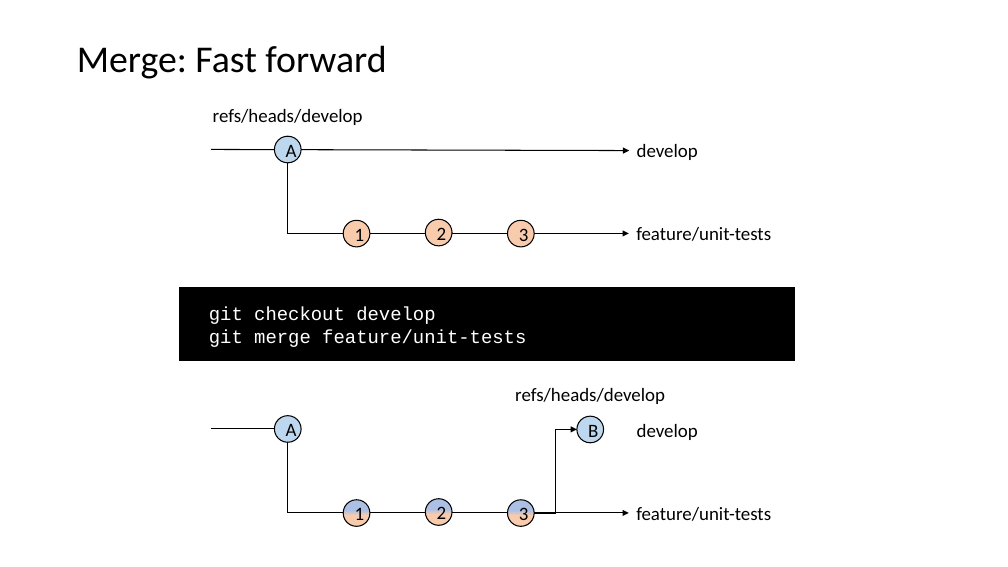
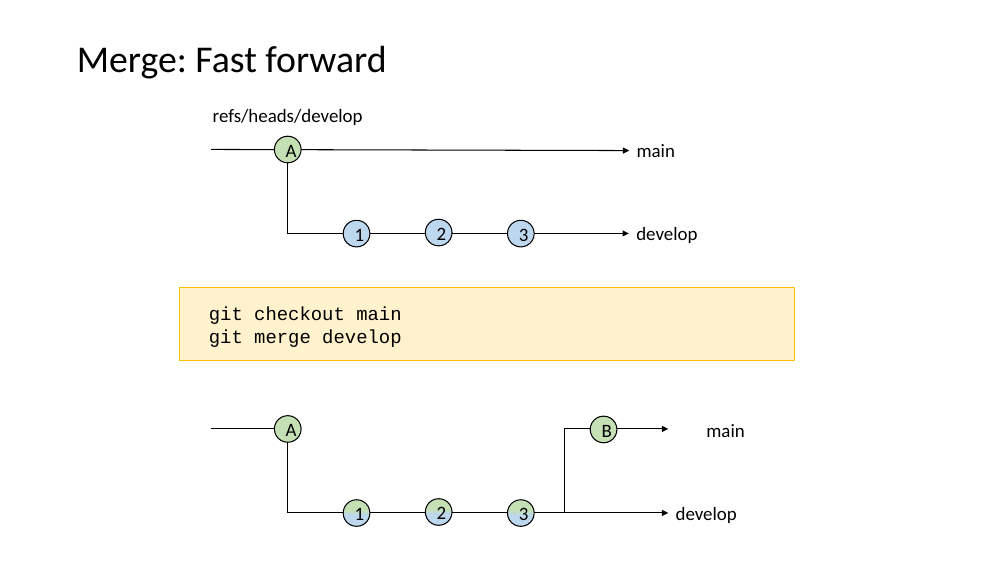
Before and after one commit to LFKoning/knowledge-sharing, a slide deck: slide 51 of git_course/1_basics/git_basic.pptx (slide 46 before the commit). Drawn at 1008x567 pixels with LibreOffice and Linux fonts; fonts in the diff are those of the drawing. Boxes give left, top, right and bottom in pixels: in the first picture for what was removed or moved away, otherwise in the second. Text is boxed around its words. In the diff, an @@ line names an element or a change of style, - is before the commit and + after.

```diff
--- a/git_course/1_basics/git_basic.pptx
+++ b/git_course/1_basics/git_basic.pptx
@@ text at (637, 144, 675, 157): text changed @@
-develop
+main
@@ fill #F8CBAD to #BDD7EE in 3 elements at (426, 219, 452, 246), (343, 220, 370, 247), (507, 220, 534, 247) @@
@@ text at (636, 227, 697, 243): text changed @@
-feature/unit-tests
+develop
@@ rectangle "git checkout main" at (179, 288, 795, 361): fill #000000 to #FFF2CC; outline #000000 1 pt to #FFC000 0.5 pt @@
@@ text in rectangle at (209, 307, 401, 347): text changed; text colour #FFFFFF to #000000 @@
-git checkout develop
-git merge feature/unit-tests
+git checkout main
+git merge develop
@@ text removed at (515, 388, 665, 404) @@
-refs/heads/develop
@@ fill #BDD7EE to #C5E0B4 in 3 elements at (274, 136, 301, 163), (274, 416, 301, 442), (591, 416, 617, 442) @@
@@ ellipse "B": place and size @@
-ellipse "B" at (577, 416, 603, 442)
+ellipse "B" at (591, 416, 617, 442)
@@ elbow arrow moved from (288, 442) - (629, 513) to (288, 442) - (668, 513) @@
@@ elbow arrow moved from (535, 513) - (577, 430) to (535, 513) - (668, 429) @@
@@ text added at (706, 424, 744, 437), 18 pt, text #000000 @@
+main
@@ fill gradient #ABC0E4 to #F8CBAD to gradient #C5E0B4 to #BDD7EE in 3 elements at (426, 499, 452, 526), (343, 500, 370, 526), (507, 500, 534, 526) @@
@@ text removed at (636, 507, 771, 521) @@
-feature/unit-tests
@@ text "develop": place and size @@
-text "develop" at (637, 424, 698, 440)
+text "develop" at (676, 507, 737, 523)
```
Also in this commit, not shown: 40 other slides changed, 10 slides added, 2 other files.
